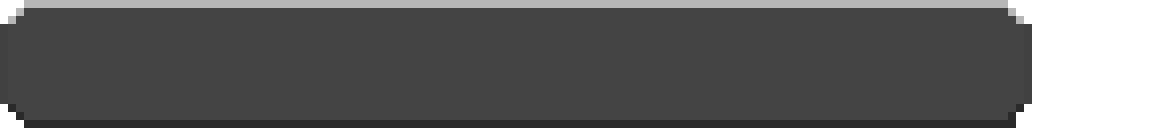
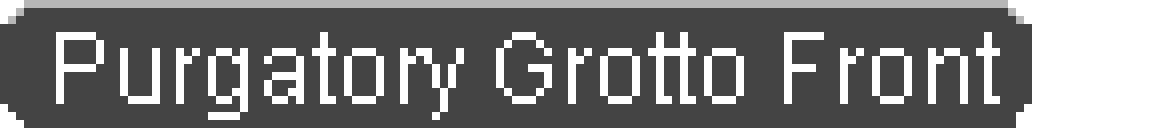
Layer changes from the first 1152×128 image to the second:
added layer "Purgatory Grotto Front" above "BG" over [56, 32, 1000, 120]
renamed "pmmlock16.png" to "BG", painted on it over [0, 24, 1032, 128]
renamed "Pasted Layer" to "JP", showed it, painted on it over [80, 32, 672, 120]
